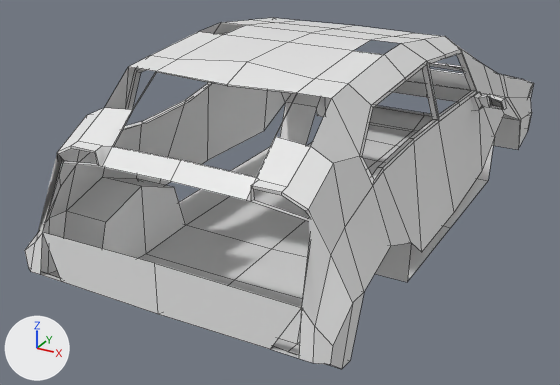
The OBJ model models/carrocaria.obj as it was, and as the next commit left it.
One viewpoint serves both versions: a 50 mm lens placed at (1.87, -4.12, 1.62), pointed at (-0.19, -0.37, -0.26). Arrows for +X, +Y and +Z are at lower left; the lights stay in place. Mesh edges are drawn as thin lines. Where no turn or scale is listed for an object, it has been applied to the vertices. Vertices at the same position are counted once.

Names of what the first picture shows: 'Carroçaria'.
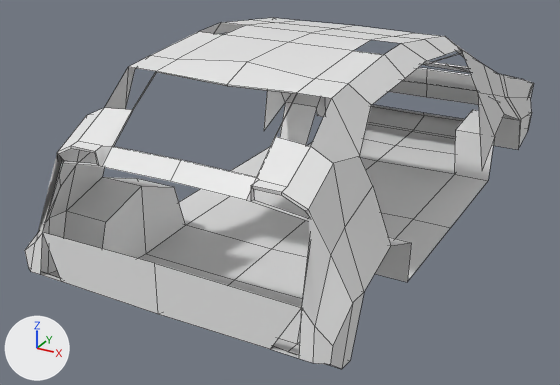
What differs and where, as boxes (x1, y1, x2, y2) in the pictures (560 x 385 px):
part 1 of me_carroçaria, cut back
    before: (349, 43, 507, 252)
    after: (349, 43, 426, 105)
part 2 of me_carroçaria, cut back
    before: (102, 23, 267, 185)
    after: (135, 23, 220, 69)

The edits, one by one:
me_carroçaria is used by ob_carroçaria; location (0.0, 0.0, 0.0).
me_carroçaria had 427 vertices, 348 faces, 7 loose edges and spanned x -0.92..0.92, y -1.83..1.74, z -0.39..0.74.
me_carroçaria now has 333 vertices, 240 faces, 7 loose edges and spans x -0.9..0.9, y -1.83..1.74, z -0.39..0.74.
Part 1, on me_carroçaria:
47 vertices are removed from x 0.62..0.92, y -1.18..0.47, z 0.18..0.63.
56 faces are deleted.
1 loose edge is deleted.
1 loose edge is added.
2 new faces join them.
Part 2, on me_carroçaria:
47 vertices are removed from x -0.92..-0.62, y -1.18..0.47, z 0.18..0.63.
56 faces are deleted.
1 loose edge is deleted.
1 loose edge is added.
2 new faces join them.
